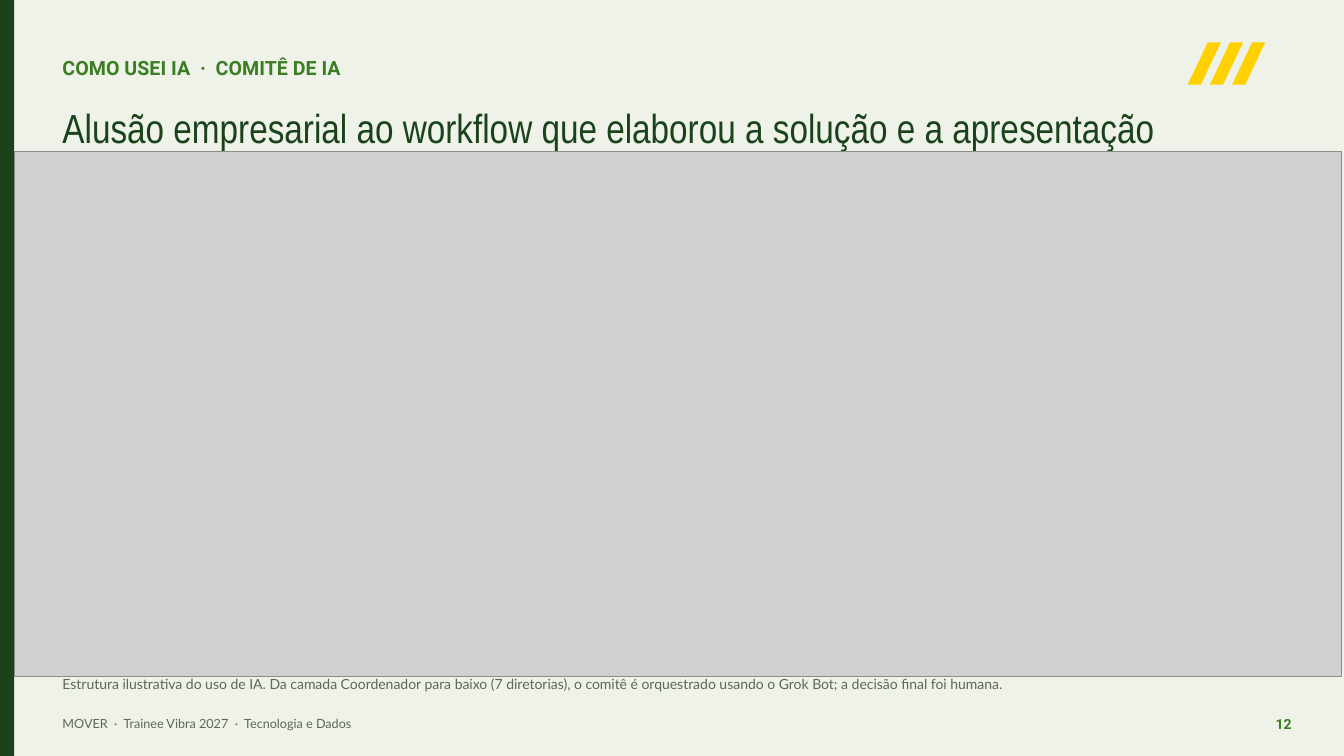
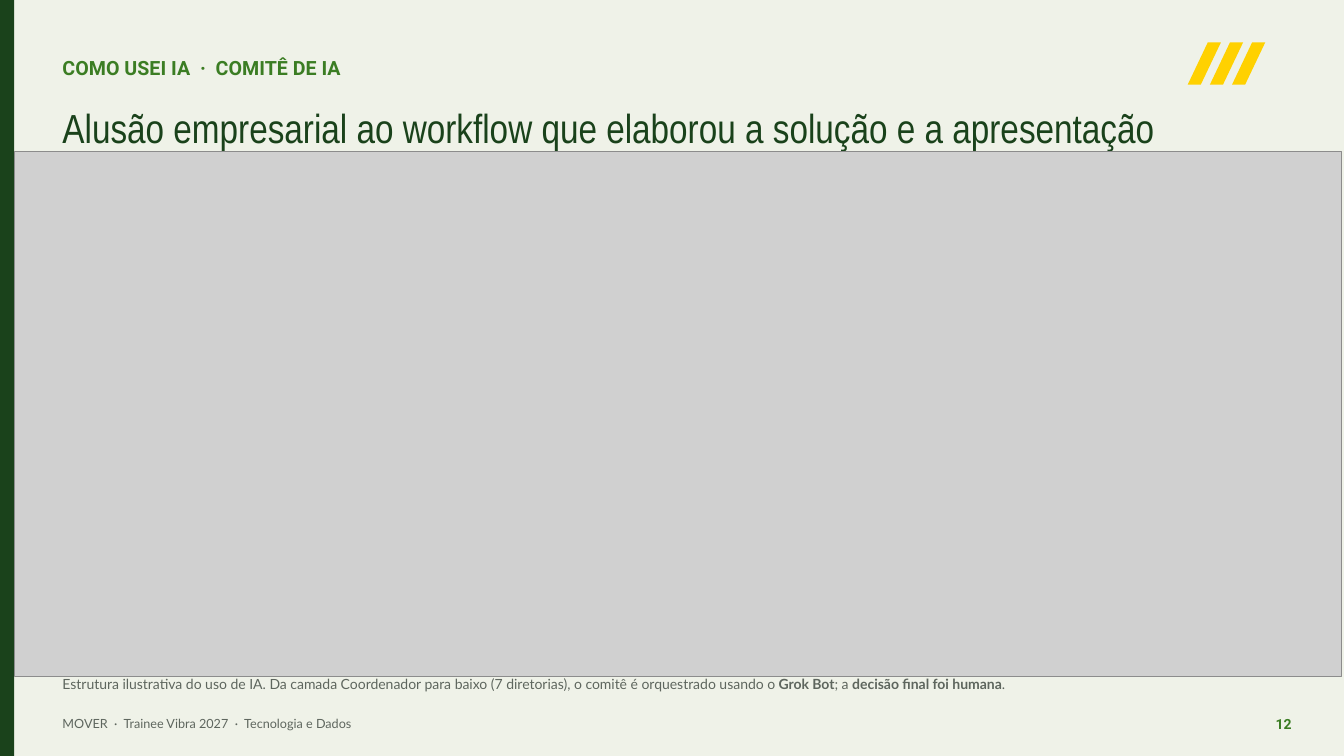
Before and after one commit to kauanchristofaro/Painel-Vibra-MOVER, a slide deck: slide 12 of MOVER_Apresentacao_Trainee_Vibra_v13.pptx. Drawn at 1344x756 pixels with LibreOffice and Linux fonts; fonts in the diff are those of the drawing; grey boxes stand for pictures. Boxes give left, top, right and bottom in pixels: in the first picture for what was removed or moved away, otherwise in the second. Text is boxed around its words. In the diff, an @@ line names an element or a change of style, - is before the commit and + after.

```diff
--- a/MOVER_Apresentacao_Trainee_Vibra_v13.pptx
+++ b/MOVER_Apresentacao_Trainee_Vibra_v13.pptx
@@ text "Estrutura ilustrativa do uso de ..." at (62, 678, 1005, 692): bold on in "Grok Bot; decisão final foi humana." @@
```
Also in this commit, not shown: 13 other slides changed.
